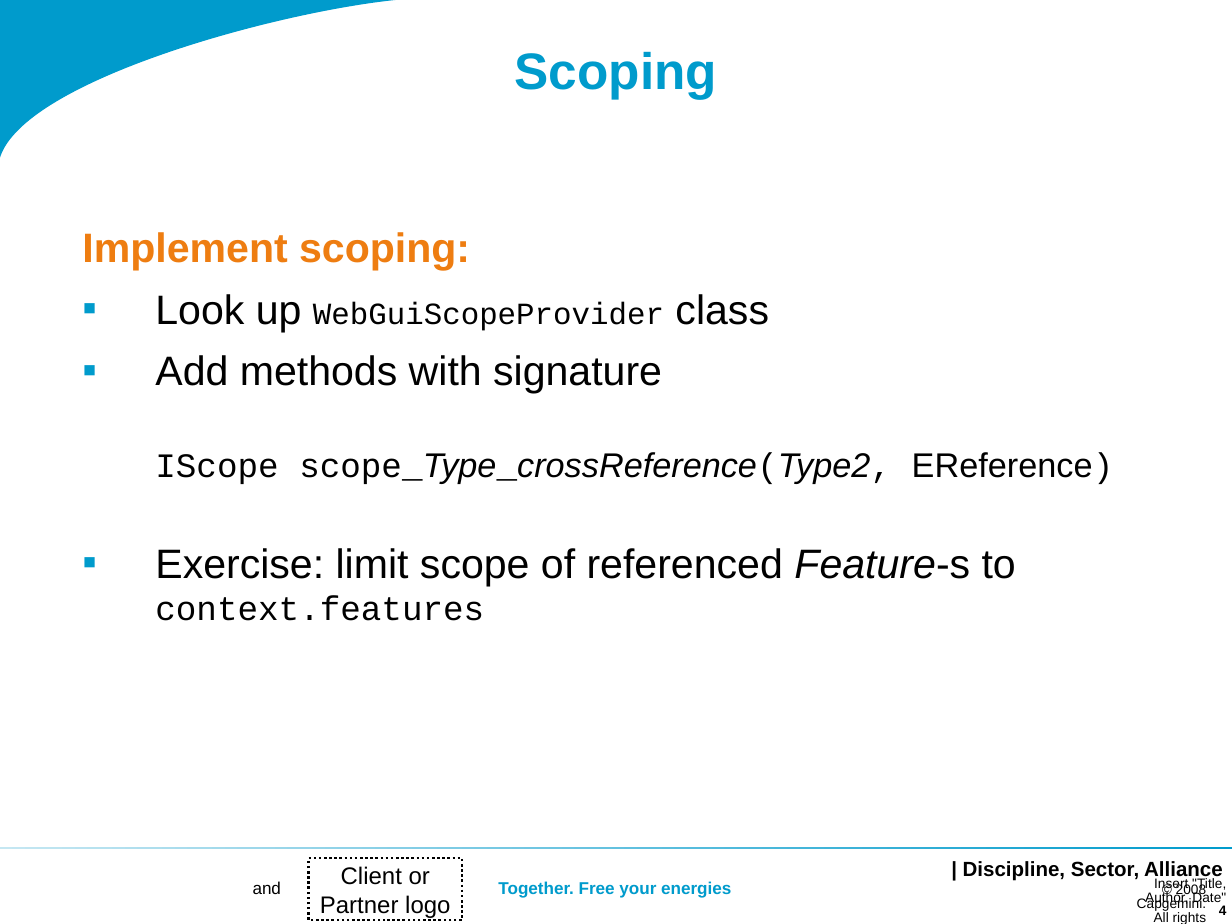
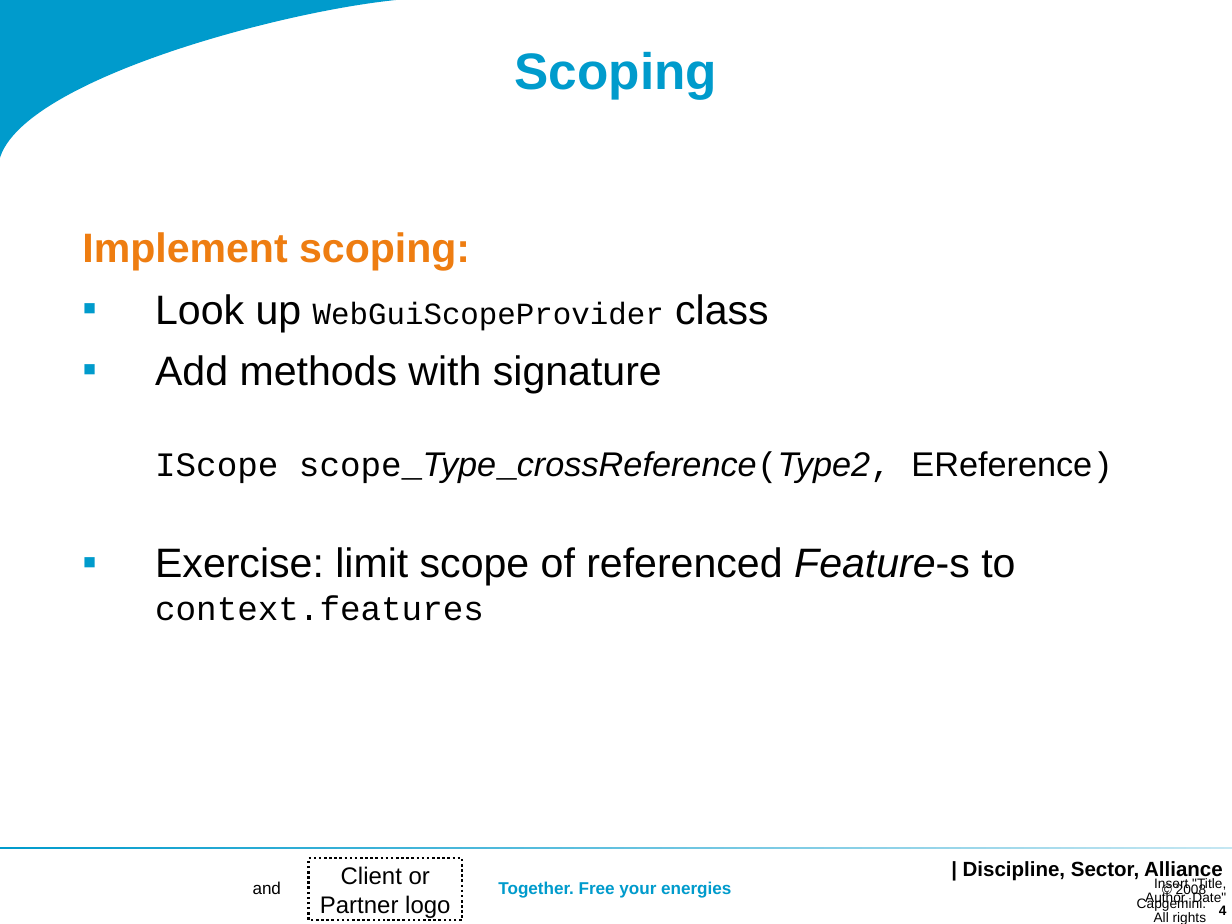
Before and after one commit to dslmeinte/xtext-workshop-code1, a slide deck: slide 4 of org.xtext.workshop.notes/sheets/Workshop 2.ppt. Drawn at 1232x924 pixels with LibreOffice and Linux fonts; fonts in the diff are those of the drawing; background and template pictures are left out. Boxes give left, top, right and bottom in pixels: in the first picture for what was removed or moved away, otherwise in the second. Text is boxed around its words. In the diff, an @@ line names an element or a change of style, - is before the commit and + after.

```diff
--- a/org.xtext.workshop.notes/sheets/Workshop 2.ppt
+++ b/org.xtext.workshop.notes/sheets/Workshop 2.ppt
@@ rectangle at [0, 846, 1232, 849]: fill gradient #009BCC to #C5E7F2 to gradient #C5E7F2 to #009BCC @@
```
Also in this commit, not shown: 10 other slides changed, 9 slides added, 1 other file.
